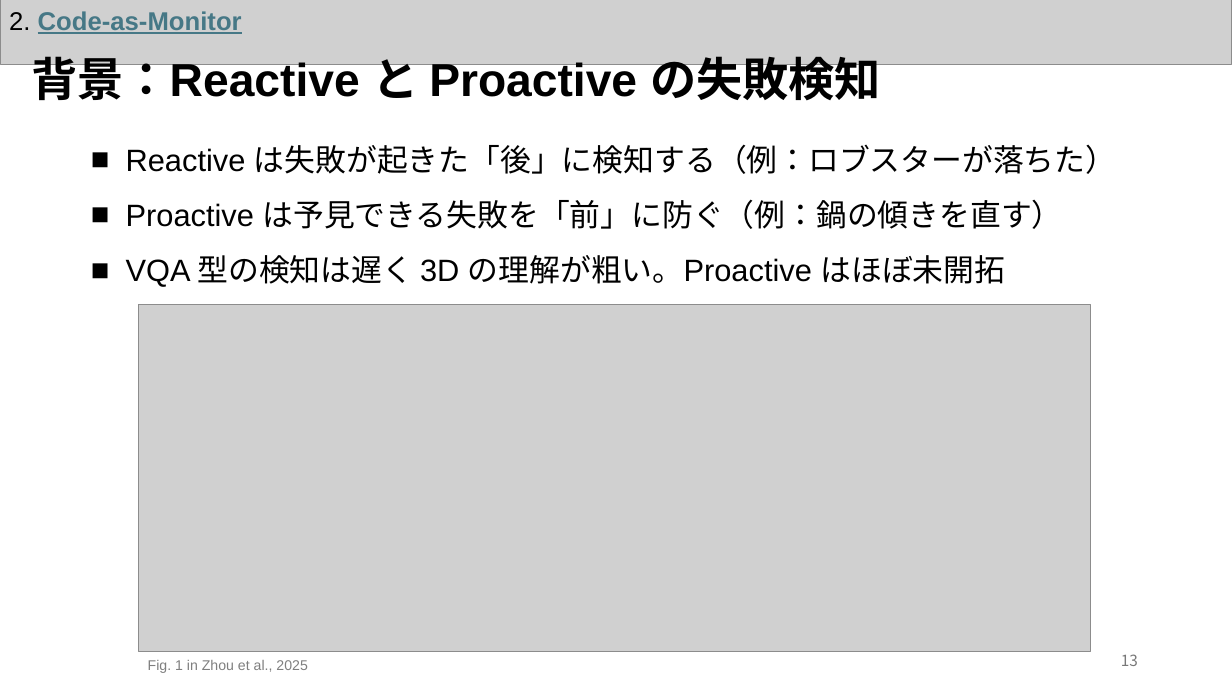
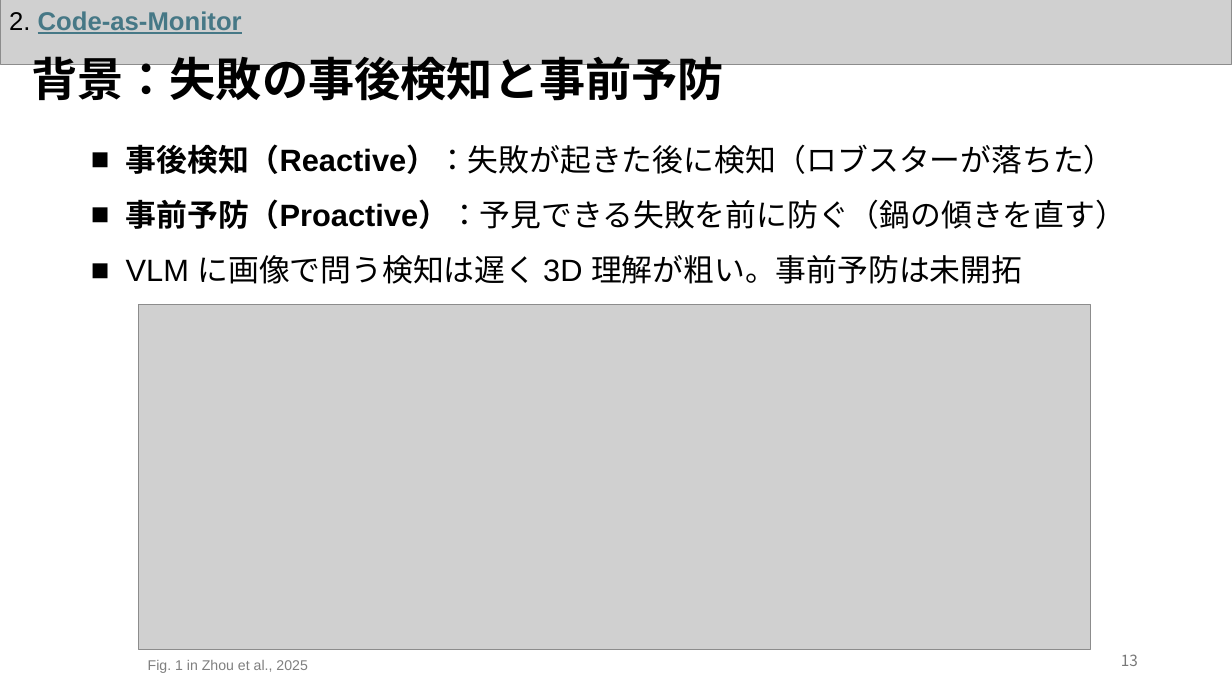
Before and after one commit to Azuma413/PaperPresentationSlides, a slide deck: slide 14 of 20261105_KaneyoshiHiratsuka_SurveySlide.pptx. Drawn at 1232x693 pixels with LibreOffice and Linux fonts; fonts in the diff are those of the drawing; grey boxes stand for pictures. Boxes give left, top, right and bottom in pixels: in the first picture for what was removed or moved away, otherwise in the second. Text is boxed around its words. In the diff, an @@ line names an element or a change of style, - is before the commit and + after.

```diff
--- a/20261105_KaneyoshiHiratsuka_SurveySlide.pptx
+++ b/20261105_KaneyoshiHiratsuka_SurveySlide.pptx
@@ text at <box>31,56,724,108</box>: text changed @@
-背景：Reactive と Proactive の失敗検知
+背景：失敗の事後検知と事前予防
@@ text at <box>126,144,1126,284</box>: text changed @@
-■ Reactive は失敗が起きた「後」に検知する（例：ロブスターが落ちた）
-■ Proactive は予見できる失敗を「前」に防ぐ（例：鍋の傾きを直す）
-■ VQA 型の検知は遅く 3D の理解が粗い。Proactive はほぼ未開拓
+■ 事後検知（Reactive）：失敗が起きた後に検知（ロブスターが落ちた）
+■ 事前予防（Proactive）：予見できる失敗を前に防ぐ（鍋の傾きを直す）
+■ VLM に画像で問う検知は遅く 3D 理解が粗い。事前予防は未開拓
```
Also in this commit, not shown: 21 other slides changed, 3 other files.
